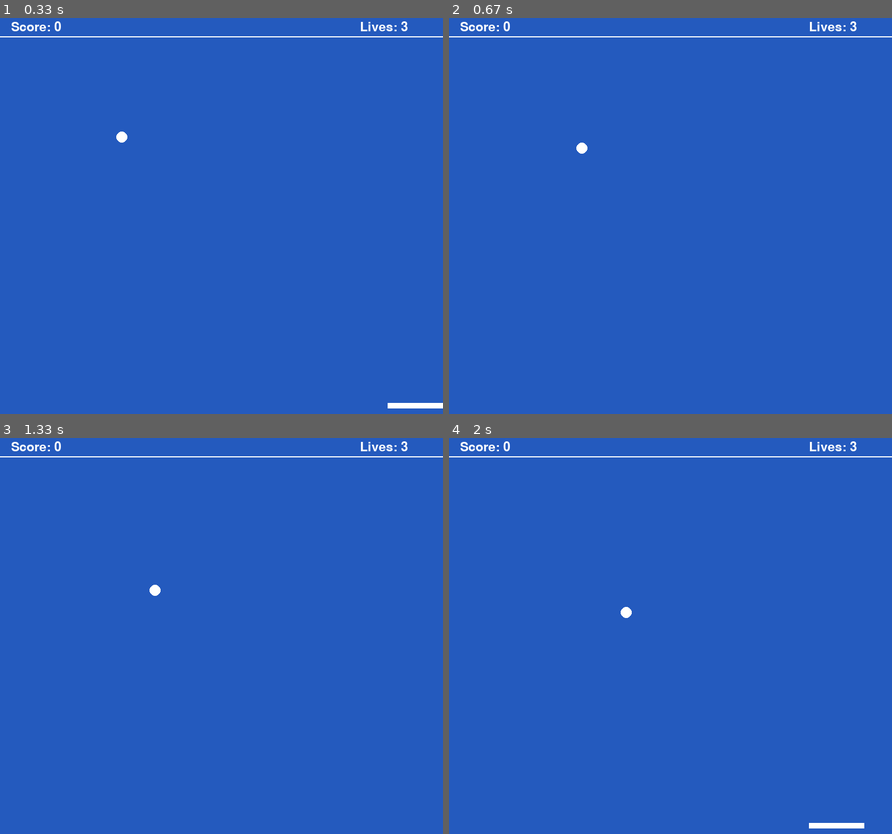
Above: before the commit, frames 1-4 (two rows, left to right).
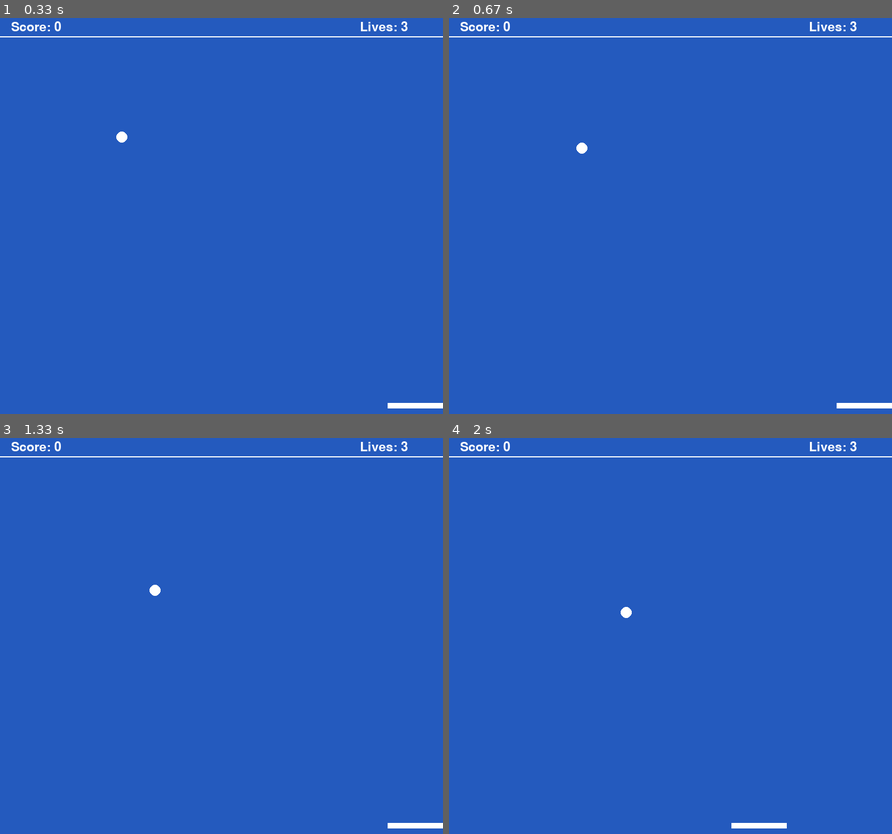
Above: after the commit, the same moments.

Repository: jmiko4/Pygame
Game: pygame game, started from game.py
Two runs of this game, one before a commit and one after it. Both use one fixed random seed, a clock stepped at 60 frames per second and the inputs below.
Inputs:
- Up to frame 1 (0.33 s): no input
- Up to frame 2 (0.67 s): hold Right from 0.33 s (still down)
- Up to frame 3 (1.33 s): release Right at 0.8 s
- Up to frame 4 (2 s): hold Left 1.33-1.87 s; hold Left from 1.9 s (still down)

Frame 1 is identical in both runs. In frame 2, 0.2% of the frame differs, in the area x 87-100%, y 97-99%; in frame 3, 0.2%; in frame 4, 0.3%, in the area x 63-94%, y 97-99%.

Commit message:
paddle fixed

Diff:
--- a/game.py
+++ b/game.py
@@ -58,7 +58,7 @@
     if keys[pygame.K_LEFT]:
         paddle.moveLeft(5, 0)
     if keys[pygame.K_RIGHT]:
-        paddle.moveRight(5, 1280)
+        paddle.moveRight(5, 800)
 
     # --- Game logic should go here
     all_sprites_list.update()
